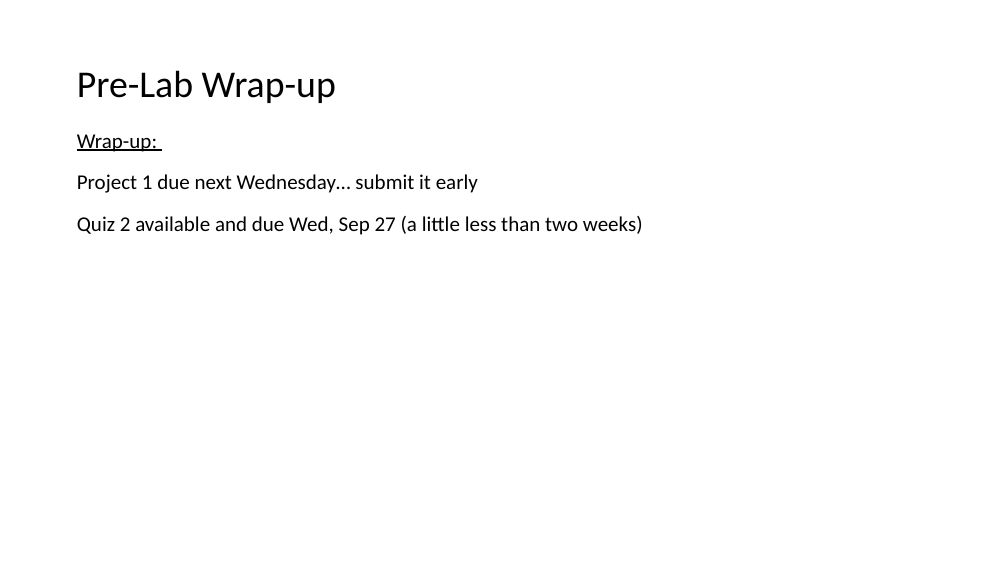
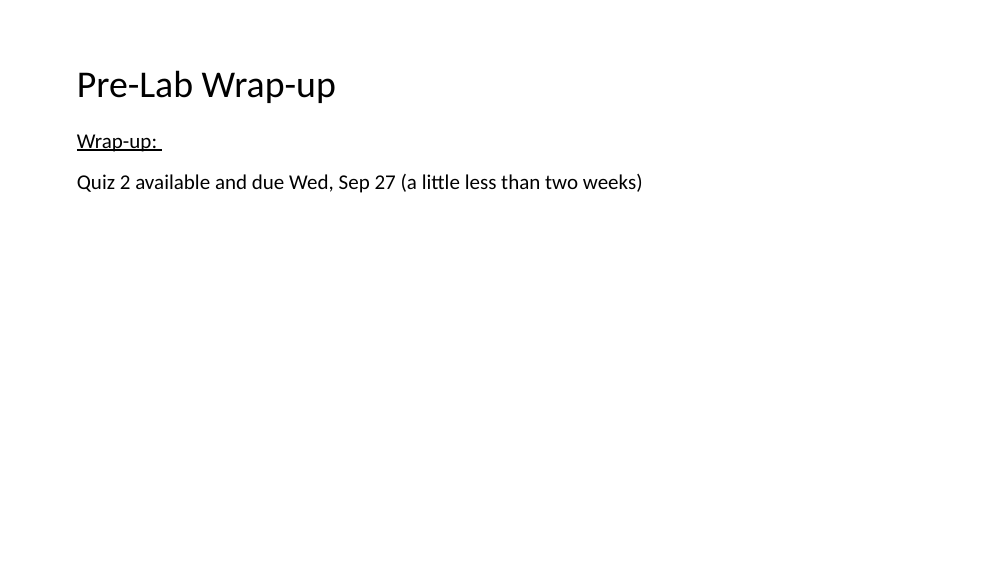
Before and after one commit to EricJPogue/www-epogue-info, a slide deck: slide 5 of CPSC-24700/Presentations/session-08.pptx. Drawn at 1008x567 pixels with LibreOffice and Linux fonts; fonts in the diff are those of the drawing. Boxes give left, top, right and bottom in pixels: in the first picture for what was removed or moved away, otherwise in the second. Text is boxed around its words. In the diff, an @@ line names an element or a change of style, - is before the commit and + after.

```diff
--- a/CPSC-24700/Presentations/session-08.pptx
+++ b/CPSC-24700/Presentations/session-08.pptx
@@ text at bbox=[77, 174, 478, 193]: paragraph removed @@
-Project 1 due next Wednesday… submit it early
```
Also in this commit, not shown: 1 other slide changed, 1 slide removed, 9 other files.
